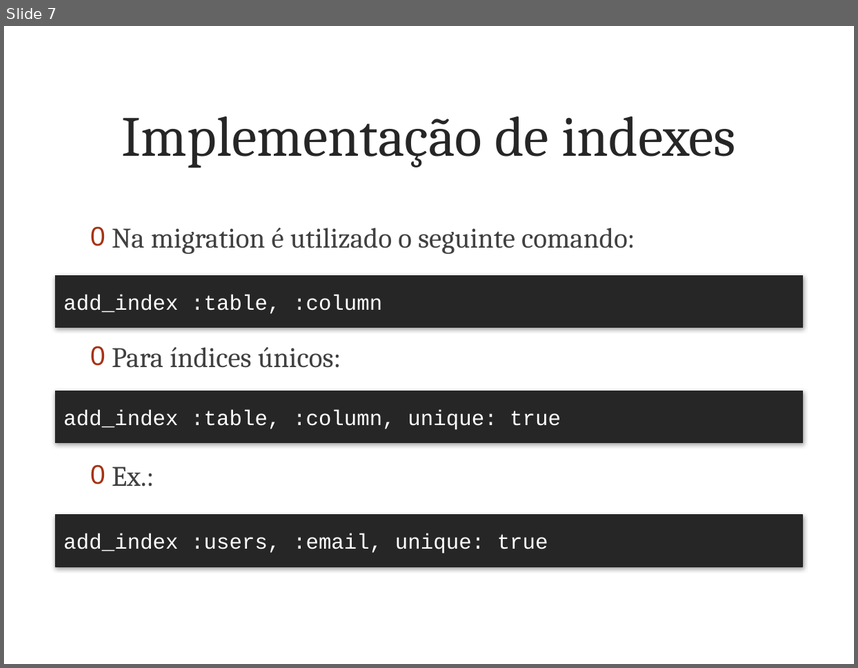
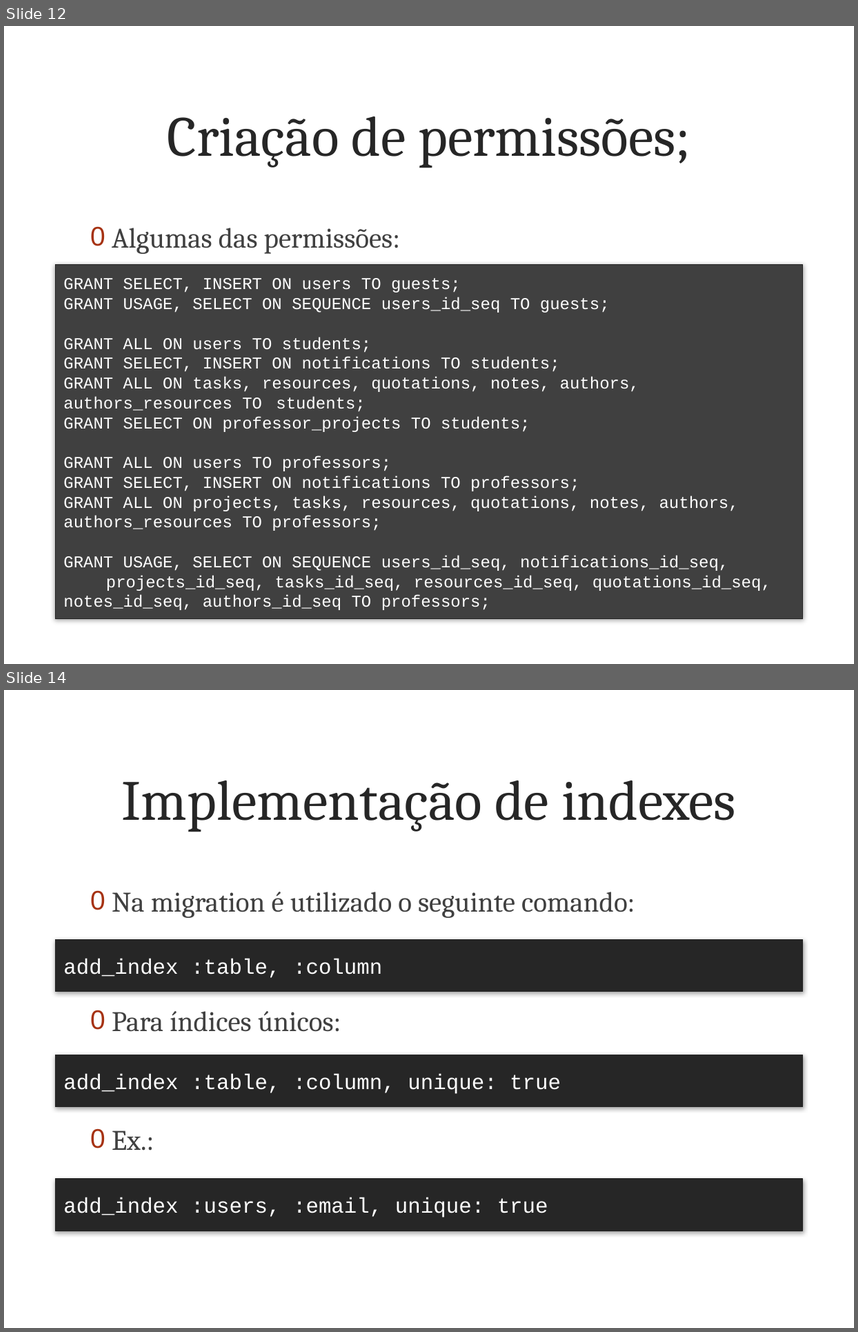
Before and after one commit to marcoafilho/my-last-project, a slide deck: doc/articles/part3/presentation.pptx. Shown one above the other, each under a label of ours: slide 7 before the commit, slides 12 and 14 after it; the slides between them are not shown. The pictures are 858x668 and 858x1332 pixels, drawn with LibreOffice and Linux fonts; fonts in the diff are those of the drawing; background and template pictures are left out. Boxes give left, top, right and bottom in pixels: in the first picture for what was removed or moved away, otherwise in the second. Text is boxed around its words. In the diff, an @@ line names an element or a change of style, - is before the commit and + after.

```diff
--- a/doc/articles/part3/presentation.pptx
+++ b/doc/articles/part3/presentation.pptx
@@ slide 12 added at bbox=[4, 26, 854, 664], background picture (left out) @@
@@ title added at bbox=[167, 116, 691, 168], 48 pt, text #262626 @@
+Criação de permissões;
@@ text added at bbox=[112, 227, 400, 254], 24 pt, text #404040 @@
+0 Algumas das permissões:
@@ rectangle added at bbox=[55, 265, 802, 619], fill #404040, outline #262626 0.75 pt, 14 pt, text #FFFFFF @@
+GRANT SELECT, INSERT ON users TO guests;
+GRANT USAGE, SELECT ON SEQUENCE users_id_seq TO guests;
+GRANT ALL ON users TO students;
+GRANT SELECT, INSERT ON notifications TO students;
+GRANT ALL ON tasks, resources, quotations, notes, authors, authors_resources TO students;
+GRANT SELECT ON professor_projects TO students;
+GRANT ALL ON users TO professors;
+GRANT SELECT, INSERT ON notifications TO professors;
+GRANT ALL ON projects, tasks, resources, quotations, notes, authors, authors_resources TO professors;
+GRANT USAGE, SELECT ON SEQUENCE users_id_seq, notifications_id_seq,
+projects_id_seq, tasks_id_seq, resources_id_seq, quotations_id_seq, notes_id_seq, authors_id_seq TO professors;
@@ what was slide 7 is now slide 14 @@
```
Also in this commit, not shown: 1 slide changed, 11 other slides added, 5 slides removed, 39 other files.
